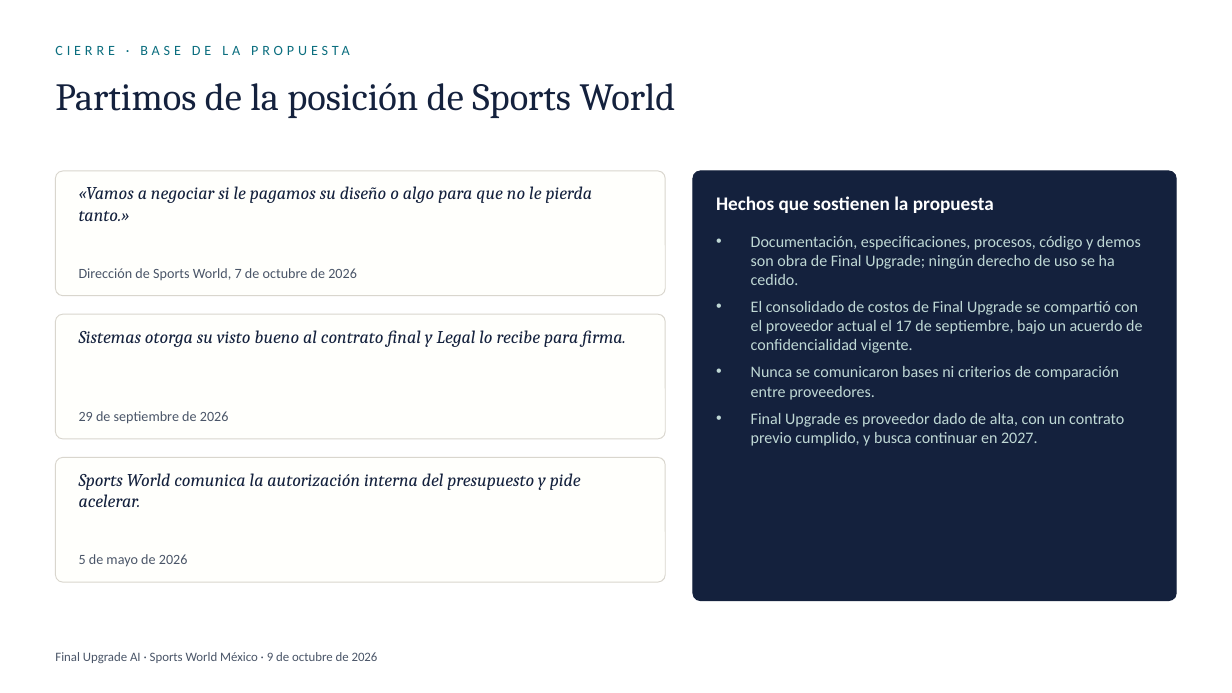
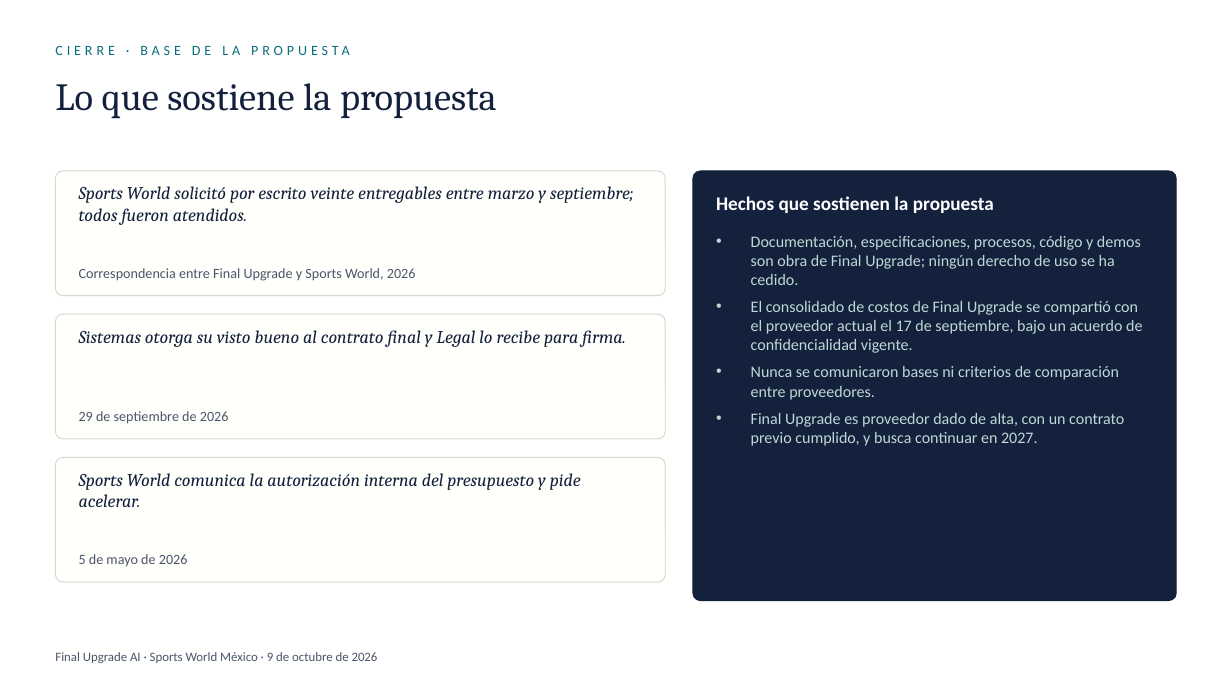
Before and after one commit to EricToled564/SW-Business-Development-System, a slide deck: slide 12 of entregables-2026-10-09/Sports-World-Cierre-justo-2026-10-09.pptx. Drawn at 1232x693 pixels with LibreOffice and Linux fonts; fonts in the diff are those of the drawing. Boxes give left, top, right and bottom in pixels: in the first picture for what was removed or moved away, otherwise in the second. Text is boxed around its words. In the diff, an @@ line names an element or a change of style, - is before the commit and + after.

```diff
--- a/entregables-2026-10-09/Sports-World-Cierre-justo-2026-10-09.pptx
+++ b/entregables-2026-10-09/Sports-World-Cierre-justo-2026-10-09.pptx
@@ title at bbox=[55, 83, 497, 119]: text changed @@
-Partimos de la posición de Sports World
+Lo que sostiene la propuesta
@@ text at bbox=[79, 186, 634, 225]: text changed @@
-«Vamos a negociar si le pagamos su diseño o algo para que no le pierda tanto.»
+Sports World solicitó por escrito veinte entregables entre marzo y septiembre; todos fueron atendidos.
@@ text at bbox=[79, 268, 416, 281]: text changed @@
-Dirección de Sports World, 7 de octubre de 2026
+Correspondencia entre Final Upgrade y Sports World, 2026
```
Also in this commit, not shown: 1 other slide changed, 1 other file.
